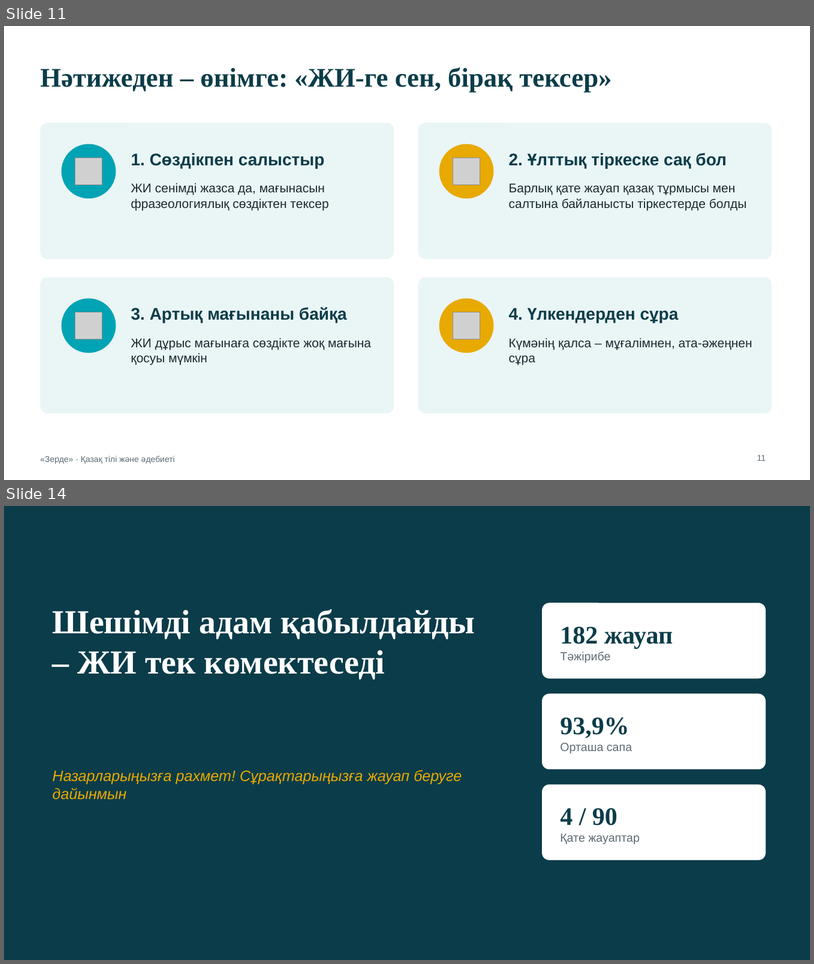
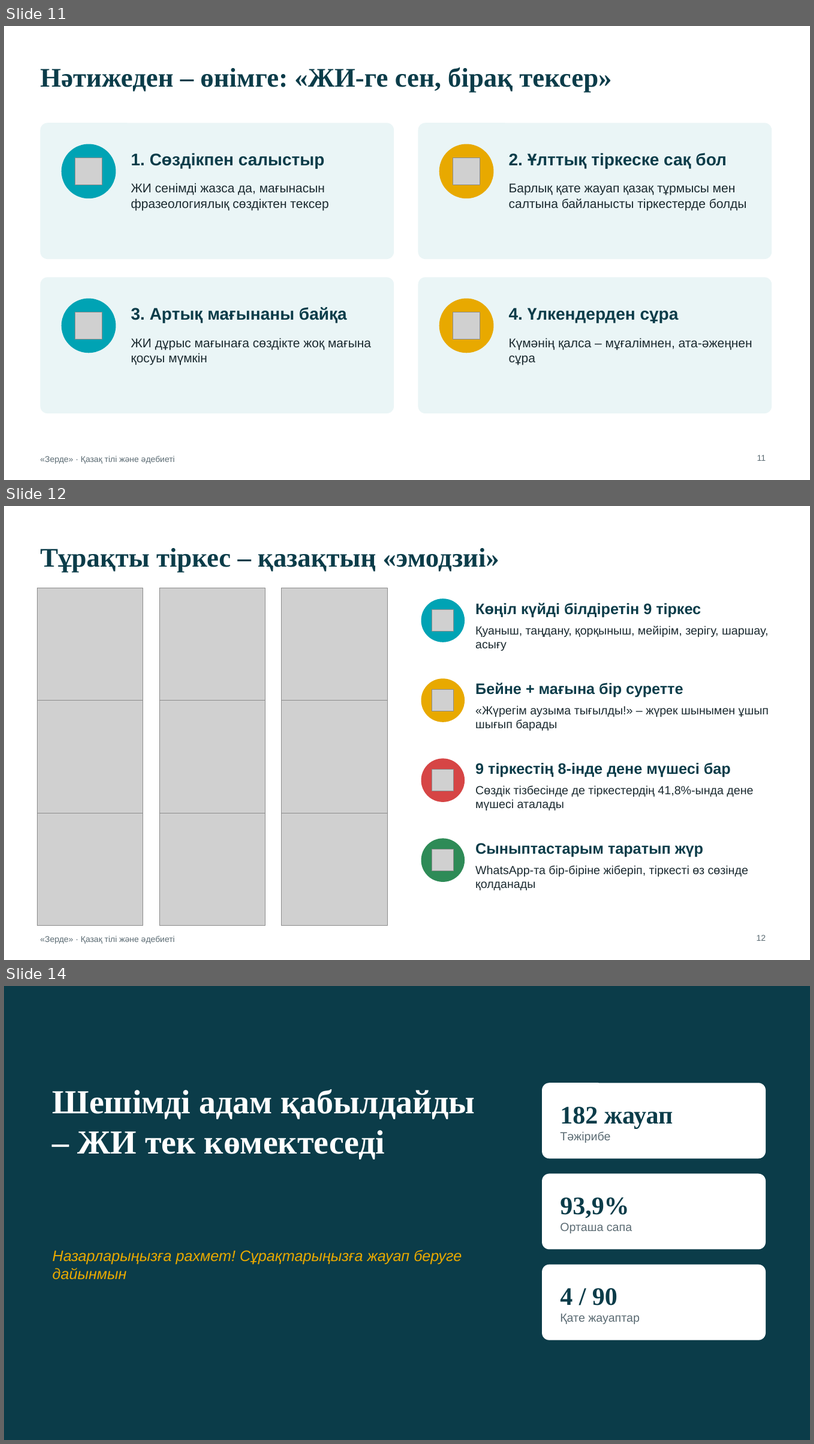
Before and after one commit to saduakastattigul7-bot/jjjjj, a slide deck: Zerde_ZhI_frazeologizm/Qorgau_prezentatsiyasy.pptx. Shown one above the other, each under a label of ours: slides 11 and 14 before the commit, slides 11, 12 and 14 after it; the slides between them are not shown. The pictures are 814x964 and 814x1444 pixels, drawn with LibreOffice and Linux fonts; fonts in the diff are those of the drawing; grey boxes stand for pictures. Boxes give left, top, right and bottom in pixels: in the first picture for what was removed or moved away, otherwise in the second. Text is boxed around its words. In the diff, an @@ line names an element or a change of style, - is before the commit and + after.

```diff
--- a/Zerde_ZhI_frazeologizm/Qorgau_prezentatsiyasy.pptx
+++ b/Zerde_ZhI_frazeologizm/Qorgau_prezentatsiyasy.pptx
@@ slide 12 added at (x1=4, y1=506, x2=810, y2=960), background #FFFFFF; not listed: 1 template element that a slide beside it also shows @@
@@ title added at (x1=40, y1=548, x2=500, y2=572), 32 pt, text #0B3C49, bold @@
+Тұрақты тіркес – қазақтың «эмодзиі»
@@ picture added at (x1=37, y1=588, x2=143, y2=700) @@
@@ picture added at (x1=159, y1=588, x2=266, y2=700) @@
@@ picture added at (x1=282, y1=588, x2=387, y2=700) @@
@@ ellipse added at (x1=422, y1=598, x2=465, y2=642), fill #00A3B4 @@
@@ picture added at (x1=432, y1=609, x2=454, y2=631) @@
@@ text added at (x1=476, y1=603, x2=701, y2=618), 18 pt, text #0B3C49, bold @@
+Көңіл күйді білдіретін 9 тіркес
@@ text added at (x1=476, y1=625, x2=768, y2=651), 14 pt, text #1B2A30 @@
+Қуаныш, таңдану, қорқыныш, мейірім, зерігу, шаршау, асығу
@@ ellipse added at (x1=422, y1=678, x2=465, y2=722), fill #E8A900 @@
@@ text added at (x1=476, y1=682, x2=683, y2=697), 18 pt, text #0B3C49, bold @@
+Бейне + мағына бір суретте
@@ picture added at (x1=37, y1=700, x2=143, y2=813) @@
@@ picture added at (x1=159, y1=700, x2=266, y2=813) @@
@@ picture added at (x1=282, y1=700, x2=387, y2=813) @@
@@ picture added at (x1=432, y1=690, x2=454, y2=711) @@
@@ text added at (x1=476, y1=705, x2=769, y2=730), 14 pt, text #1B2A30 @@
+«Жүрегім аузыма тығылды!» – жүрек шынымен ұшып шығып барады
@@ ellipse added at (x1=422, y1=758, x2=465, y2=802), fill #D64545 @@
@@ picture added at (x1=432, y1=769, x2=454, y2=791) @@
@@ text added at (x1=476, y1=762, x2=731, y2=777), 18 pt, text #0B3C49, bold @@
+9 тіркестің 8-інде дене мүшесі бар
@@ text added at (x1=476, y1=785, x2=753, y2=810), 14 pt, text #1B2A30 @@
+Сөздік тізбесінде де тіркестердің 41,8%-ында дене мүшесі аталады
@@ picture added at (x1=37, y1=813, x2=143, y2=925) @@
@@ picture added at (x1=159, y1=813, x2=266, y2=925) @@
@@ picture added at (x1=282, y1=813, x2=387, y2=925) @@
@@ ellipse added at (x1=422, y1=838, x2=465, y2=882), fill #2E8B57 @@
@@ text added at (x1=476, y1=843, x2=704, y2=857), 18 pt, text #0B3C49, bold @@
+Сыныптастарым таратып жүр
@@ picture added at (x1=432, y1=849, x2=454, y2=871) @@
@@ text added at (x1=476, y1=865, x2=749, y2=890), 14 pt, text #1B2A30 @@
+WhatsApp-та бір-біріне жіберіп, тіркесті өз сөзінде қолданады
@@ page number added at (x1=757, y1=934, x2=767, y2=940), 10 pt, text #5B6B73 @@
+12
```
Also in this commit, not shown: 1 slide changed, 1 slide removed, 23 other files.
